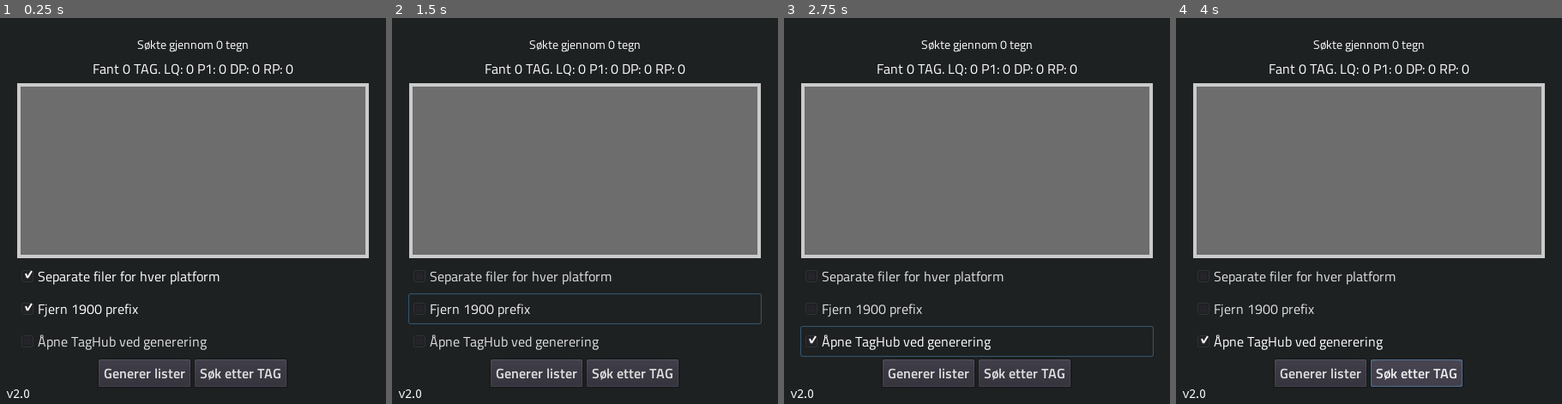
Above: before the commit, frames 1-4 (left to right).
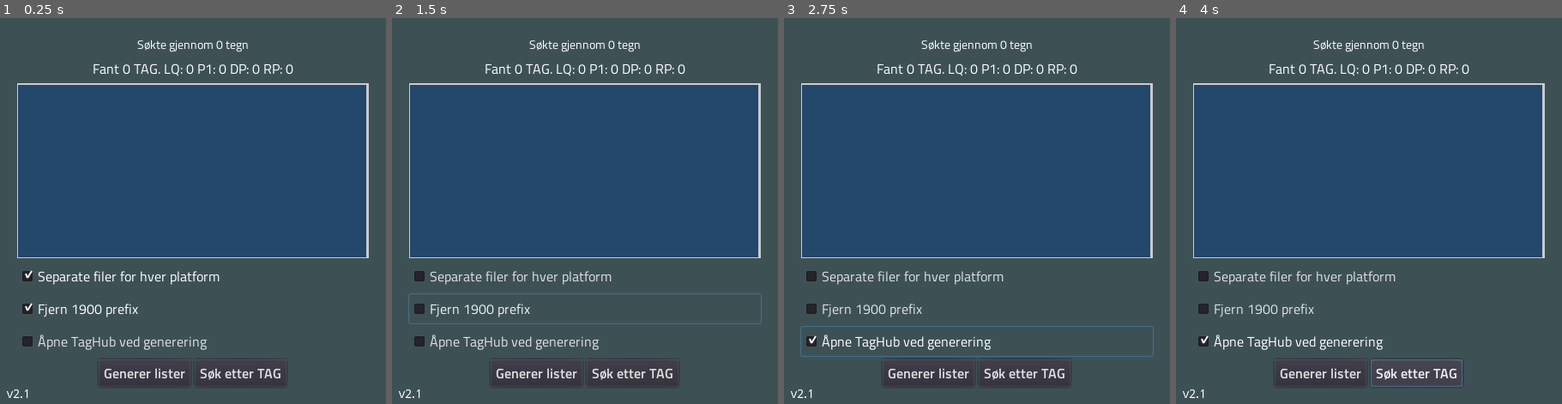
Above: after the commit, the same moments.

Repository: Keroflux/tagfinder
Game: Godot game, scene res://Control.tscn
Same seed, same stepped clock (60 frames per second), same inputs: the game is played once before the commit and once after it.
Inputs:
- Up to frame 1 (0.25 s): no input
- Up to frame 2 (1.5 s): click "Separate filer for hver platf…" at 0.5 s; click "Fjern 1900 prefix" at 1.25 s
- Up to frame 3 (2.75 s): click "Åpne TagHub ved generering" at 2 s
- Up to frame 4 (4 s): click "Generer lister" at 2.75 s; click "Søk etter TAG" at 3.5 s

The runs differ from the first frame. In frame 1, 94% of the frame differs, in the area x 0-100%, y 0-100%; in frame 2, 94%; in frame 3, 94%; in frame 4, 94%.

Commit message:
Endret bakgrunn

Diff:
--- a/Control.tscn
+++ b/Control.tscn
@@ -18,11 +18,11 @@
 content_margin_right = 5.0
 content_margin_top = 5.0
 content_margin_bottom = 5.0
-bg_color = Color( 0.431373, 0.431373, 0.431373, 1 )
-border_width_left = 4
-border_width_top = 4
-border_width_right = 4
-border_width_bottom = 4
+bg_color = Color( 0.145098, 0.282353, 0.427451, 1 )
+border_width_left = 1
+border_width_top = 2
+border_width_right = 3
+border_width_bottom = 1
 
 [sub_resource type="DynamicFont" id=4]
 font_data = ExtResource( 3 )
@@ -44,7 +44,7 @@
 [node name="ColorRect" type="ColorRect" parent="."]
 anchor_right = 1.0
 anchor_bottom = 1.0
-color = Color( 0.121569, 0.133333, 0.137255, 1 )
+color = Color( 0.243137, 0.321569, 0.337255, 1 )
 __meta__ = {
 "_edit_use_anchors_": false
 }
@@ -184,7 +184,7 @@
 margin_top = 432.0
 margin_right = 52.0
 margin_bottom = 446.0
-text = "v2.0"
+text = "v2.1"
 __meta__ = {
 "_edit_use_anchors_": false
 }
